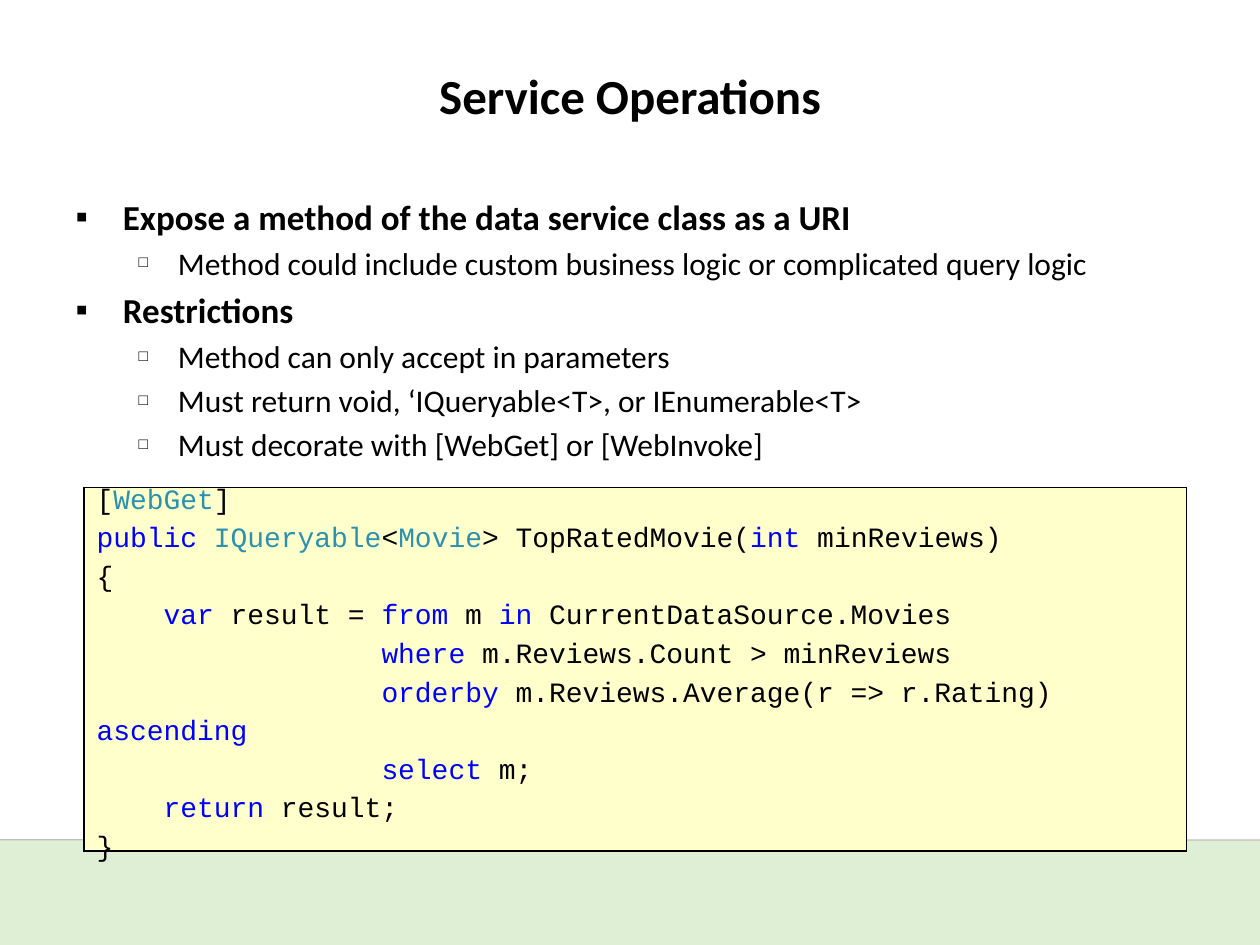
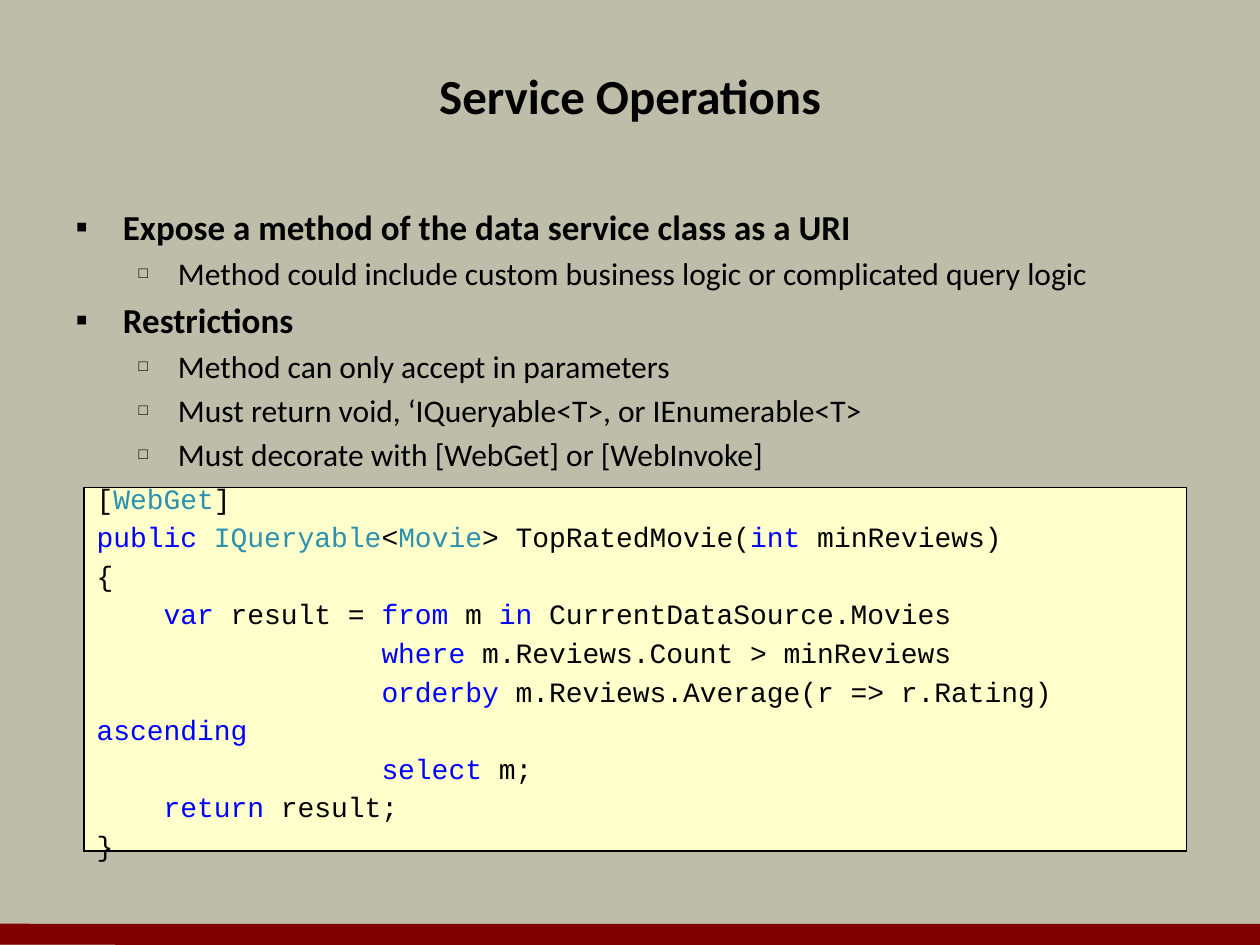
Before and after one commit to OdeToCode/classes, a slide deck: slide 23 of linq/slides/12_DataServices.pptx. Drawn at 1260x945 pixels with LibreOffice and Linux fonts; fonts in the diff are those of the drawing; background and template pictures are left out. Boxes give left, top, right and bottom in pixels: in the first picture for what was removed or moved away, otherwise in the second. Text is boxed around its words. In the diff, an @@ line names an element or a change of style, - is before the commit and + after.

Commit message:
update data services

```diff
--- a/linq/slides/12_DataServices.pptx
+++ b/linq/slides/12_DataServices.pptx
@@ background #FFFFFF to #BDBDA9 @@
@@ text "Expose a method of the ...": place and size @@
-text "Expose a method of the ..." at [123, 205, 1086, 461]
+text "Expose a method of the ..." at [123, 215, 1086, 471]
@@ rectangle removed at [0, 840, 1260, 945] @@
@@ line moved from (0, 839) - (1260, 840) to (0, 934) - (1260, 935) @@
@@ line (0, 934) - (1260, 935): stroke #BFBFBF 0.75 pt to #800000 12 pt @@
```
Also in this commit, not shown: 23 other slides changed.
